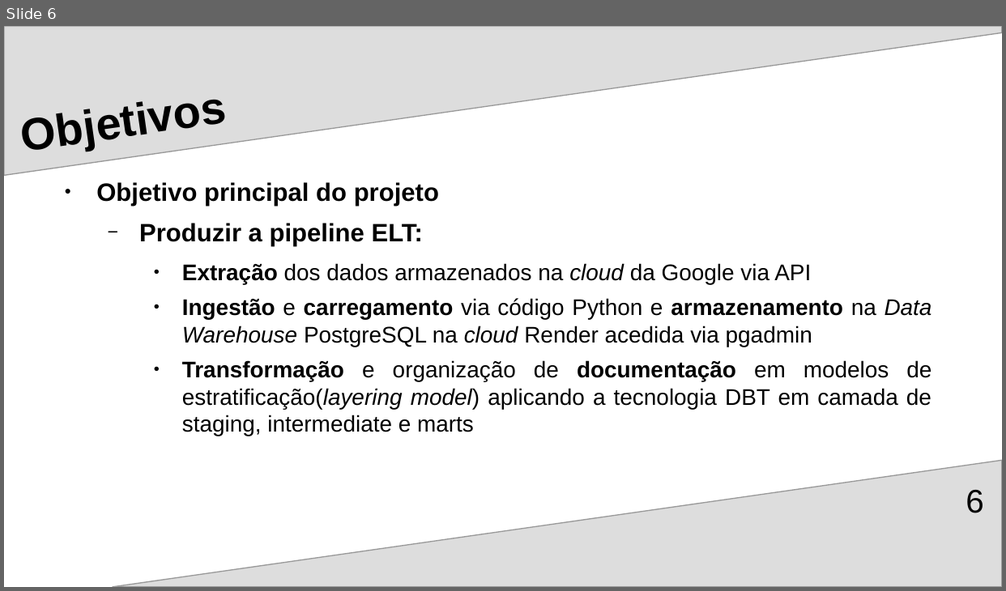
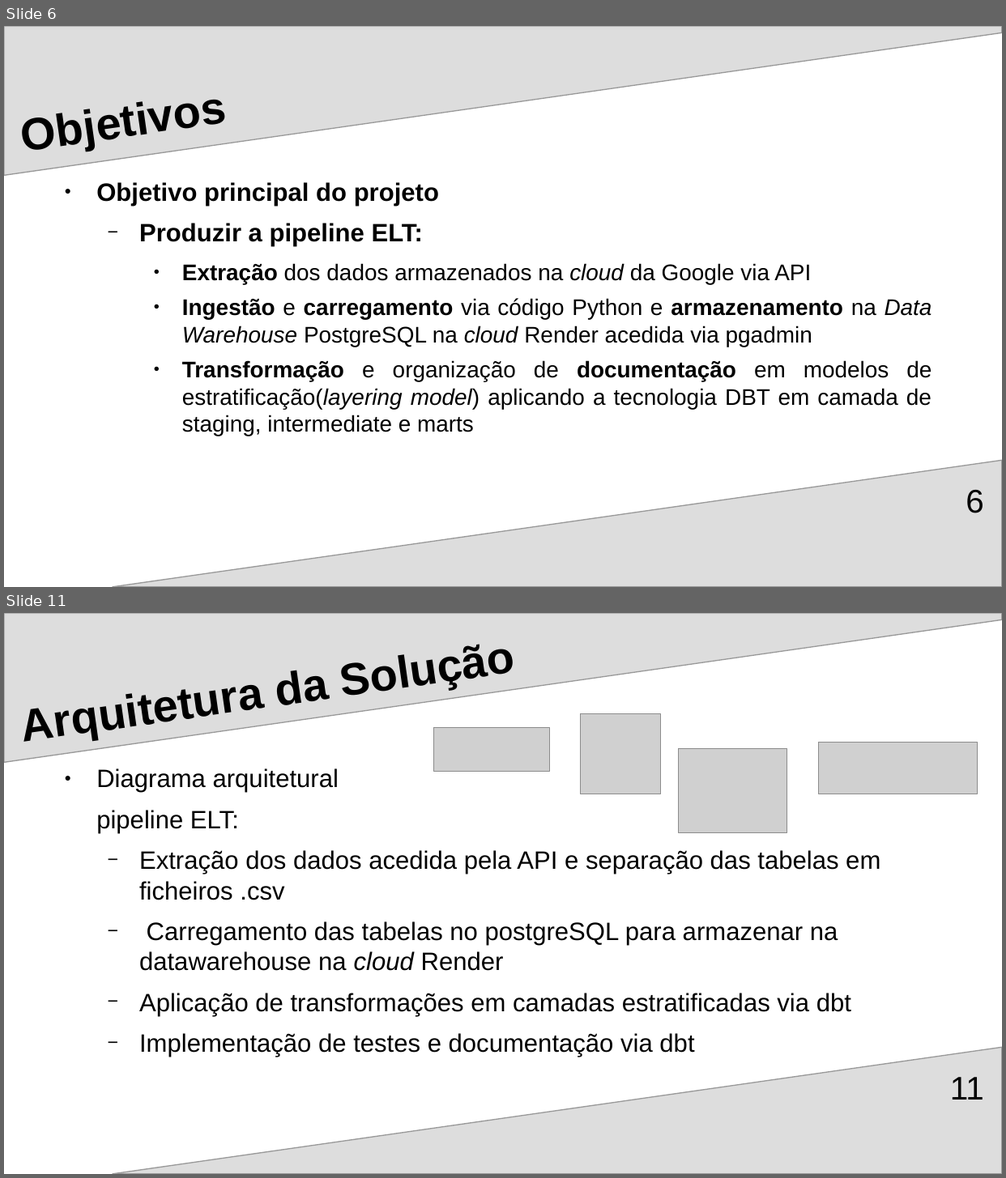
Before and after one commit to Ricardo-Santo/EDIT_DE_Applied_Project, a slide deck: RegTech/docs/DE_Project_Presentation_2025.odp. Shown one above the other, each under a label of ours: slide 6 before the commit, slides 6 and 11 after it; the slides between them are not shown. The pictures are 1006x591 and 1006x1178 pixels, drawn with LibreOffice and Linux fonts; fonts in the diff are those of the drawing; grey boxes stand for pictures. Boxes give left, top, right and bottom in pixels: in the first picture for what was removed or moved away, otherwise in the second. Text is boxed around its words. In the diff, an @@ line names an element or a change of style, - is before the commit and + after.

```diff
--- a/RegTech/docs/DE_Project_Presentation_2025.odp
+++ b/RegTech/docs/DE_Project_Presentation_2025.odp
@@ slide 11 added at box(4, 613, 1002, 1174), background #FFFFFF; not listed: 2 template elements that a slide beside it also shows @@
@@ title added at box(15, 613, 910, 770), 36 pt, text #000000, bold @@
+Arquitetura da Solução
@@ picture added at box(434, 728, 550, 772) @@
@@ picture added at box(580, 713, 661, 794) @@
@@ picture added at box(679, 749, 787, 833) @@
@@ picture added at box(819, 743, 978, 794) @@
@@ text added at box(96, 769, 880, 1058), 20 pt, text #000000 @@
+● Diagrama arquitetural
+pipeline ELT:
+  − Extração dos dados acedida pela API e separação das tabelas em ficheiros .csv
+  − Carregamento das tabelas no postgreSQL para armazenar na datawarehouse na cloud Render
+  − Aplicação de transformações em camadas estratificadas via dbt
+  − Implementação de testes e documentação via dbt
@@ page number added at box(950, 1077, 984, 1100), 26 pt, text #000000 @@
+11
```
Also in this commit, not shown: 5 slides changed, 7 other slides added, 2 slides removed, 2 other files.
